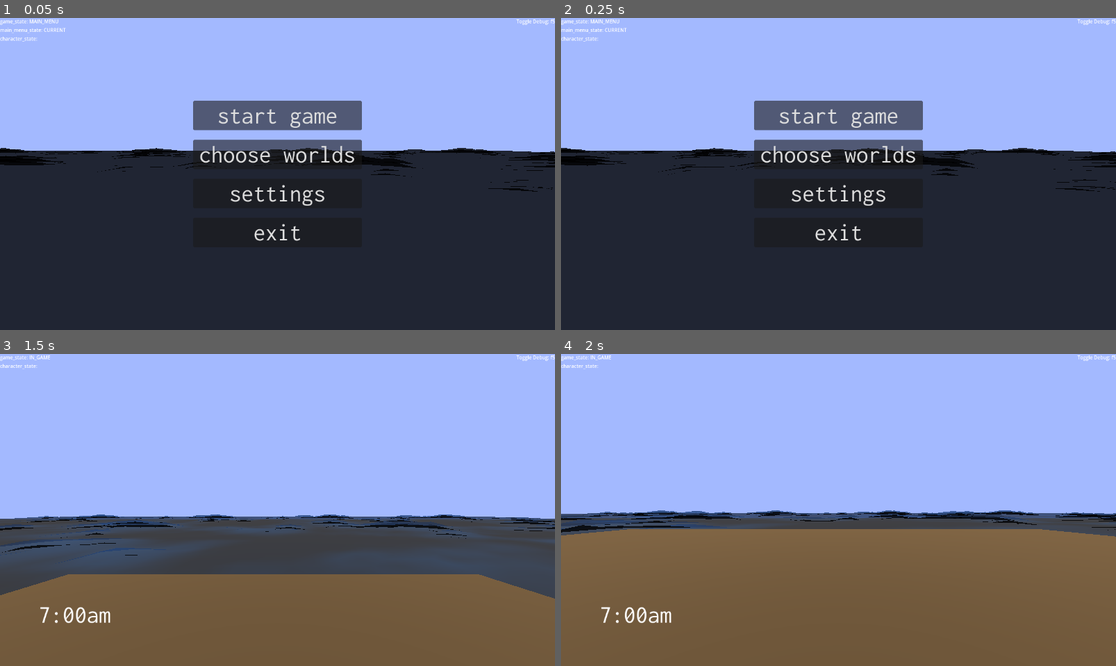
Above: before the commit, frames 1-4 (two rows, left to right).
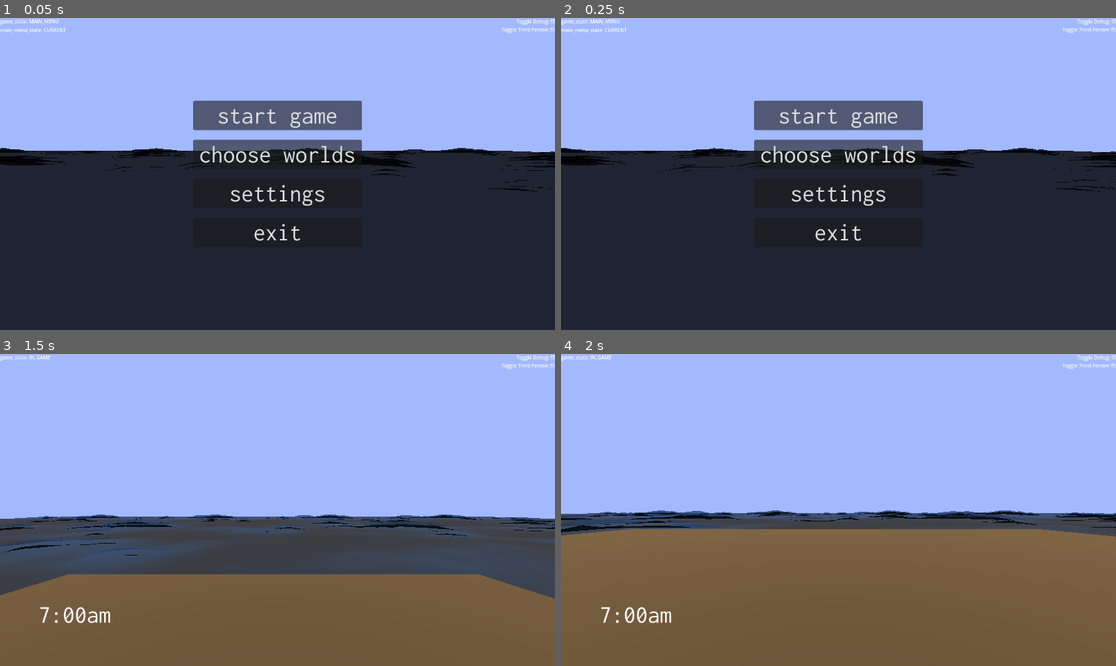
Above: after the commit, the same moments.

Repository: illogicalapple/open-water
Game: Godot game, scene res://scenes/start_menu.tscn
The game is run twice, just before and just after one commit, with the same random seed, the same clock (stepped at 60 frames per second) and the same inputs.
Inputs:
- Up to frame 1 (0.05 s): no input
- Up to frame 2 (0.25 s): no input
- Up to frame 3 (1.5 s): click "start game" at 0.5 s; click "Host" at 1.25 s
- Up to frame 4 (2 s): no input

The runs differ from the first frame. In frame 1, 0.1% of the frame differs, in the area x 0-100%, y 0-8%; in frame 2, 0.1%; in frame 3, 0.1%; in frame 4, 0.1%.

Commit message:
debug tweaks

Diff:
--- a/scenes/debug.gd
+++ b/scenes/debug.gd
@@ -57,4 +57,4 @@
 		"character_state: " +
 		States.CharacterStates.keys()[state]
 	)
-	character_state_label.visible = false if state == States.SettingsMenuStates.NONE else true
+	character_state_label.visible = false if state == States.CharacterStates.NORMAL else true
--- a/scenes/debug.tscn
+++ b/scenes/debug.tscn
@@ -58,4 +58,6 @@
 offset_left = -80.0
 offset_bottom = 26.0
 grow_horizontal = 0
-text = "Toggle Debug: f5"
+text = "Toggle Debug: f3
+Toggle Third Person: f5"
+horizontal_alignment = 2
--- a/states.gd
+++ b/states.gd
@@ -42,6 +42,7 @@
 	main_menu_state = MainMenuStates.CURRENT
 	escape_menu_state = EscapeMenuStates.NONE
 	settings_menu_state = SettingsMenuStates.NONE
+	character_state = CharacterStates.NORMAL
 
 ## Useful for when debugging and loading straigth into an in-game scene.
 ## Should be called on the ready functions of any non-menu scenes.
